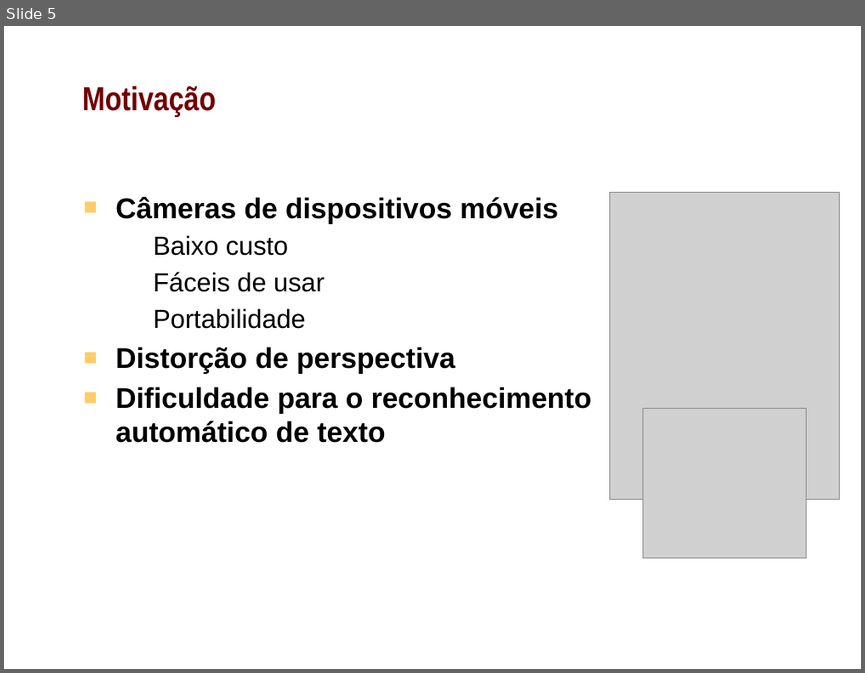
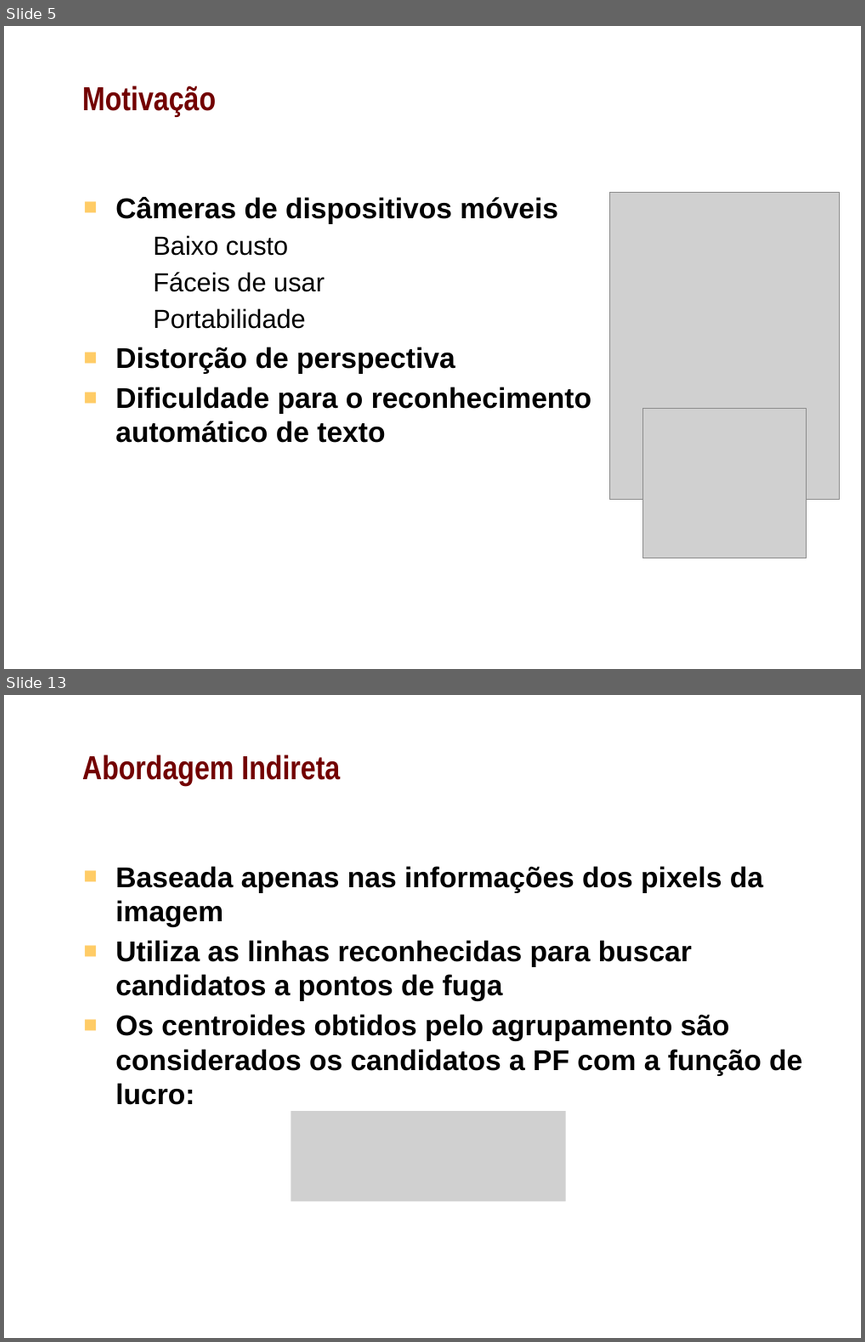
Before and after one commit to shannonyu/perspective-rectification, a slide deck: doc/pres.pptx. Shown one above the other, each under a label of ours: slide 5 before the commit, slides 5 and 13 after it; the slides between them are not shown. The pictures are 865x673 and 865x1342 pixels, drawn with LibreOffice and Linux fonts; fonts in the diff are those of the drawing; grey boxes stand for pictures; background and template pictures are left out. Boxes give left, top, right and bottom in pixels: in the first picture for what was removed or moved away, otherwise in the second. Text is boxed around its words. In the diff, an @@ line names an element or a change of style, - is before the commit and + after.

```diff
--- a/doc/pres.pptx
+++ b/doc/pres.pptx
@@ slide 13 added at bbox=[4, 695, 861, 1338], background picture (left out) @@
@@ title added at bbox=[82, 755, 340, 785], 28 pt, text #720000, bold @@
+Abordagem Indireta
@@ text added at bbox=[115, 866, 802, 1105], 24 pt, text #000000, bold @@
+■ Baseada apenas nas informações dos pixels da imagem
+■ Utiliza as linhas reconhecidas para buscar candidatos a pontos de fuga
+■ Os centroides obtidos pelo agrupamento são considerados os candidatos a PF com a função de lucro:
@@ picture added at bbox=[291, 1111, 566, 1201] @@
```
Also in this commit, not shown: 2 slides changed, 10 other slides added, 2 slides removed.
